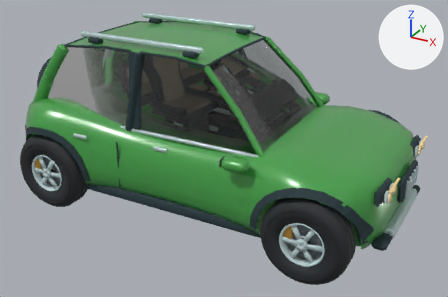
The glTF model public/models/jeep.glb: old version first, new version second.
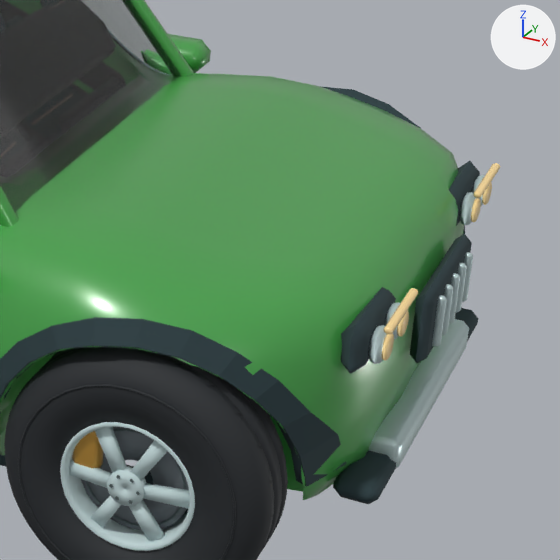
There are two pictures of each version: one whole from a 50 mm camera at (1.397, -2.456, 1.515) aimed at (0.052, -0.01, 0.292), one close up on the part from 58% to 100% of the width and 27% to 91% of the height. Lighting does not change. The marker at upper right points along +X, +Y and +Z. The first two pictures are the older version. Vertices at exactly the same position are counted once.

Before the edit, the objects in view are built like this:
```python
me_cube_317 = bpy.data.meshes.new('Cube.317')
me_cube_317.from_pydata(...)  # 2424 vertices, 4488 faces; spans x -1.02..0.95, y -0.5..0.52, z 0.12..0.83
me_cube_317.materials.append(mat_tyre_rubber)  # dark cyan #273b40
me_cube_358 = bpy.data.meshes.new('Cube.358')
me_cube_358.from_pydata(...)  # 1808 vertices, 3396 faces; spans x -0.83..0.96, y -0.45..0.45, z 0.14..0.85
me_cube_358.materials.append(mat_wheel_hubs)  # pale blue #c4d9da
me_cylinder_015 = bpy.data.meshes.new('Cylinder.015')
me_cylinder_015.from_pydata(...)  # 448 vertices, 872 faces; spans x 0.93..0.944, y -0.317..0.317, z 0.359..0.419
me_cylinder_015.materials.append(mat_headlamp)  # beige #ffdf9c
me_rounded_grooved_tyre_004 = bpy.data.meshes.new('Rounded grooved tyre.004')
me_rounded_grooved_tyre_004.from_pydata(...)  # 7120 vertices, 12800 faces; spans x -0.86..0.85, y -0.5..0.5, z 0.0..0.38
me_rounded_grooved_tyre_004.materials.append(mat_rolling_wheels)
me_utility_sculpted_shell = bpy.data.meshes.new('Utility sculpted shell')
me_utility_sculpted_shell.from_pydata(...)  # 1419 vertices, 2743 faces; spans x -1.03..0.93, y -0.5..0.5, z 0.12..0.82
me_utility_sculpted_shell.materials.append(mat_paint_jeep)  # green #43a047
ob_headlamp_001 = bpy.data.objects.new('Headlamp.001', me_cylinder_015)
ob_headlamp_001.location = (0.0, 0.0, 0.0)
ob_paint_jeep = bpy.data.objects.new('Paint jeep', me_utility_sculpted_shell)
ob_paint_jeep.location = (0.0, 0.0, 0.0)
ob_rolling_wheels_001 = bpy.data.objects.new('Rolling wheels.001', me_rounded_grooved_tyre_004)
ob_rolling_wheels_001.location = (0.0, 0.0, 0.0)
ob_tyre_rubber_001 = bpy.data.objects.new('Tyre rubber.001', me_cube_317)
ob_tyre_rubber_001.location = (0.0, 0.0, 0.0)
ob_wheel_hubs_001 = bpy.data.objects.new('Wheel hubs.001', me_cube_358)
ob_wheel_hubs_001.location = (0.0, 0.0, 0.0)
# also in view: 'Automotive glass.001' at (-0.205, 0.0, 0.627); 'Wheel brake calipers.001' at (-0.07, 0.0, 0.225)
```
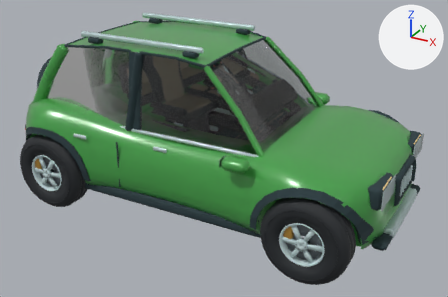
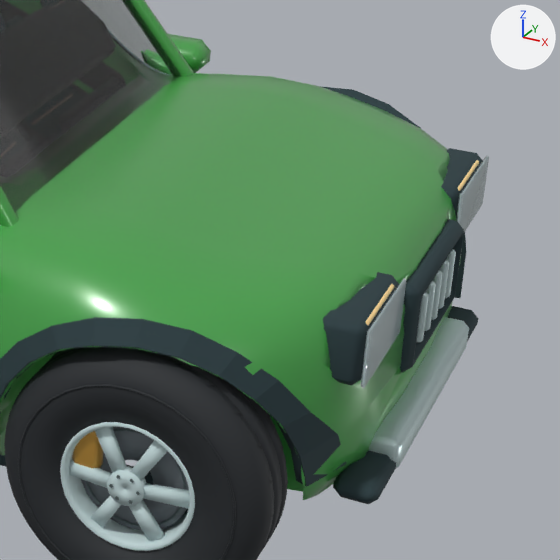
Patch to the scene script:
```diff
--- a/public/models/jeep.glb.py
+++ b/public/models/jeep.glb.py
@@ me_utility_sculpted_shell @@
-me_utility_sculpted_shell.from_pydata(...)  # 1419 vertices, 2743 faces; spans x -1.03..0.93, y -0.5..0.5, z 0.12..0.82
+me_utility_sculpted_shell.from_pydata(...)  # 1520 vertices, 2946 faces; spans x -1.03..0.93, y -0.5..0.5, z 0.12..0.82
+# me_utility_sculpted_shell part 1: 7 vertices removed from x 0.91..0.93, y -0.26..0.26, z 0.29..0.39; 108 vertices added at x 0.83..0.93, y -0.33..0.33, z 0.27..0.42
 me_utility_sculpted_shell.materials.append(mat_paint_jeep)
@@ me_cube_317 @@
-me_cube_317.from_pydata(...)  # 2424 vertices, 4488 faces; spans x -1.02..0.95, y -0.5..0.52, z 0.12..0.83
+me_cube_317.from_pydata(...)  # 2532 vertices, 4712 faces; spans x -1.02..0.95, y -0.5..0.52, z 0.12..0.83
+# me_cube_317 part 2: the loose piece of 16 vertices spanning x 0.88..0.91, y 0.16..0.34, z 0.34..0.41 is rebuilt with 44 vertices and now spans x 0.85..0.92, y 0.16..0.34, z 0.33..0.42
+# me_cube_317 part 3: the loose piece of 16 vertices spanning x 0.88..0.91, y -0.34..-0.16, z 0.34..0.41 is rebuilt with 44 vertices and now spans x 0.85..0.92, y -0.34..-0.16, z 0.33..0.42
+# me_cube_317 part 4: 8 vertices removed from x 0.93..0.95, y -0.11..0.11, z 0.28..0.37; 36 vertices added at x 0.9..0.94, y -0.14..0.14, z 0.26..0.39
+# other edits to the shape of me_cube_317 do not show in these pictures
 me_cube_317.materials.append(mat_tyre_rubber)
@@ me_cube_358 @@
-me_cube_358.from_pydata(...)  # 1808 vertices, 3396 faces; spans x -0.83..0.96, y -0.45..0.45, z 0.14..0.85
+me_cube_358.from_pydata(...)  # 1808 vertices, 3396 faces; spans x -0.83..0.95, y -0.45..0.45, z 0.14..0.85
+# me_cube_358 part 5: the loose piece of 100 vertices spanning x 0.91..0.93, y -0.31..-0.26, z 0.35..0.4 is moved by (-0.03, 0.0, 0.0)
+# me_cube_358 part 6: the loose piece of 100 vertices spanning x 0.91..0.93, y -0.24..-0.19, z 0.35..0.4 is moved by (-0.03, 0.0, 0.0)
+# me_cube_358 part 7: the loose piece of 100 vertices spanning x 0.91..0.93, y 0.19..0.24, z 0.35..0.4 is moved by (-0.03, 0.0, 0.0)
+# me_cube_358 part 8: the loose piece of 100 vertices spanning x 0.91..0.93, y 0.26..0.31, z 0.35..0.4 is moved by (-0.03, 0.0, 0.0)
+# me_cube_358 part 9: the loose piece of 24 vertices spanning x 0.95..0.96, y -0.09..-0.07, z 0.29..0.37 is moved by (-0.02, 0.0, 0.0)
+# me_cube_358 part 10: the loose piece of 24 vertices spanning x 0.95..0.96, y -0.05..-0.03, z 0.29..0.37 is moved by (-0.02, 0.0, 0.0)
+# me_cube_358 part 11: the loose piece of 24 vertices spanning x 0.95..0.96, y -0.01..0.01, z 0.29..0.37 is moved by (-0.02, 0.0, 0.0)
+# me_cube_358 part 12: the loose piece of 24 vertices spanning x 0.95..0.96, y 0.03..0.05, z 0.29..0.37 is moved by (-0.02, 0.0, 0.0)
+# me_cube_358 part 13: the loose piece of 24 vertices spanning x 0.95..0.96, y 0.07..0.09, z 0.29..0.37 is moved by (-0.02, 0.0, 0.0)
 me_cube_358.materials.append(mat_wheel_hubs)
@@ ob_headlamp_001 @@
-ob_headlamp_001 = bpy.data.objects.new('Headlamp.001', me_cylinder_015)
@@ ob_lamp_crystal @@
+ob_lamp_crystal = bpy.data.objects.new('Lamp crystal', me_cube_059)  # 32 vertices, 56 faces; spans x 0.916..0.922, y -0.338..0.338, z 0.335..0.421; in mat_lamp_crystal (pale blue #d9edf0)
+ob_lamp_crystal.location = (0.0, 0.0, 0.0)
@@ ob_headlamp @@
+ob_headlamp = bpy.data.objects.new('Headlamp', me_cylinder_005)  # 448 vertices, 872 faces; spans x 0.898..0.912, y -0.317..0.317, z 0.359..0.419; in mat_headlamp (beige #ffdf9c)
+ob_headlamp.location = (0.0, 0.0, 0.0)
```

Changed parts and their boxes [x1, y1, x2, y2] in the close-ups (560 x 560 px; the box of a moved part takes in the faces that stretch with it):
'Paint jeep', reshaped: before [0, 0, 464, 500]; after [0, 0, 462, 500]
'Tyre rubber.001', reshaped: before [0, 86, 480, 516]; after [0, 86, 483, 516]
'Wheel hubs.001', reshaped: before [369, 175, 484, 468]; after [369, 249, 469, 468]
'Lamp crystal', added: after [361, 155, 489, 388]
'Headlamp.001', deleted: before [382, 163, 500, 360]
'Headlamp', added (mostly hidden): after [366, 160, 479, 326]
part 1 of me_utility_sculpted_shell, built on: before [311, 154, 464, 455]; after [319, 154, 462, 455]
part 2 of me_cube_317, rebuilt: before [449, 161, 480, 226]; after [441, 148, 483, 218]
part 3 of me_cube_317, rebuilt: before [341, 287, 396, 374]; after [323, 272, 399, 385]
part 4 of me_cube_317, reshaped: before [410, 234, 472, 363]; after [400, 219, 464, 372]
part 5 of me_cube_358, moved or reshaped (not visible afterwards): before [369, 325, 387, 364]
part 6 of me_cube_358, moved or reshaped (not visible afterwards): before [385, 302, 400, 339]
part 7 of me_cube_358, moved or reshaped (not visible afterwards): before [460, 192, 476, 225]
part 8 of me_cube_358, moved or reshaped (not visible afterwards): before [472, 175, 484, 206]
part 9 of me_cube_358, moved or reshaped: before [432, 295, 447, 347]; after [416, 292, 429, 343]
part 10 of me_cube_358, moved or reshaped: before [442, 284, 454, 335]; after [424, 281, 436, 331]
part 11 of me_cube_358, moved or reshaped: before [449, 273, 460, 324]; after [431, 270, 443, 320]
part 12 of me_cube_358, moved or reshaped: before [456, 262, 467, 313]; after [438, 260, 449, 309]
part 13 of me_cube_358, moved or reshaped: before [462, 252, 473, 302]; after [445, 249, 456, 298]
